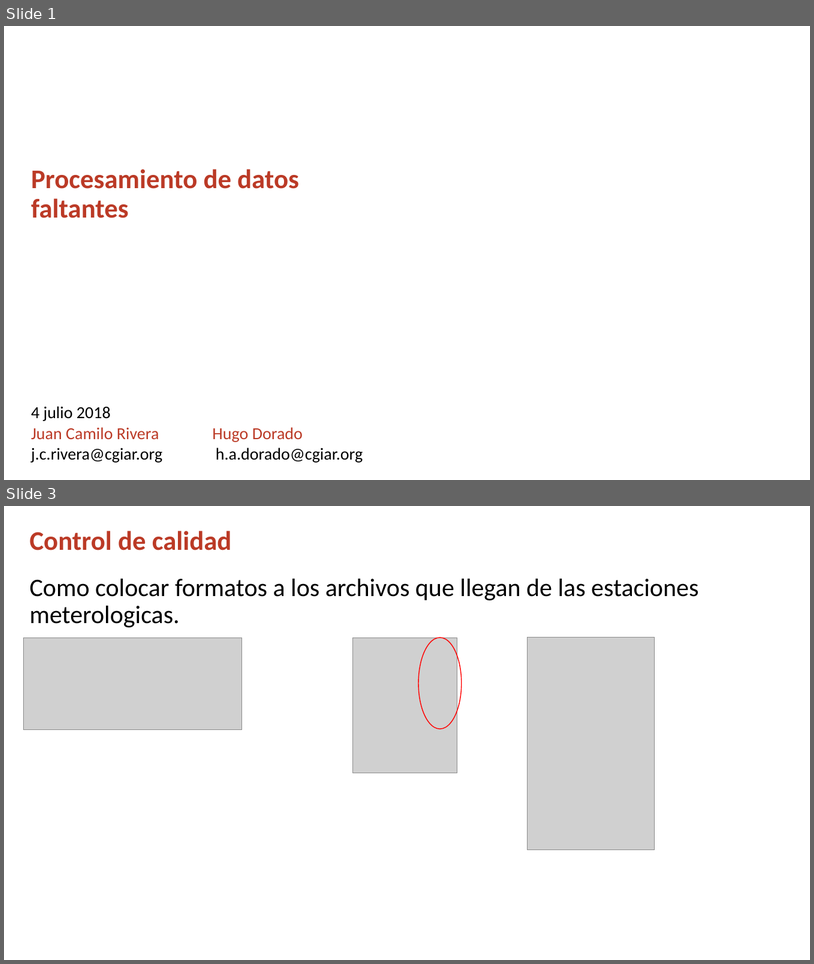
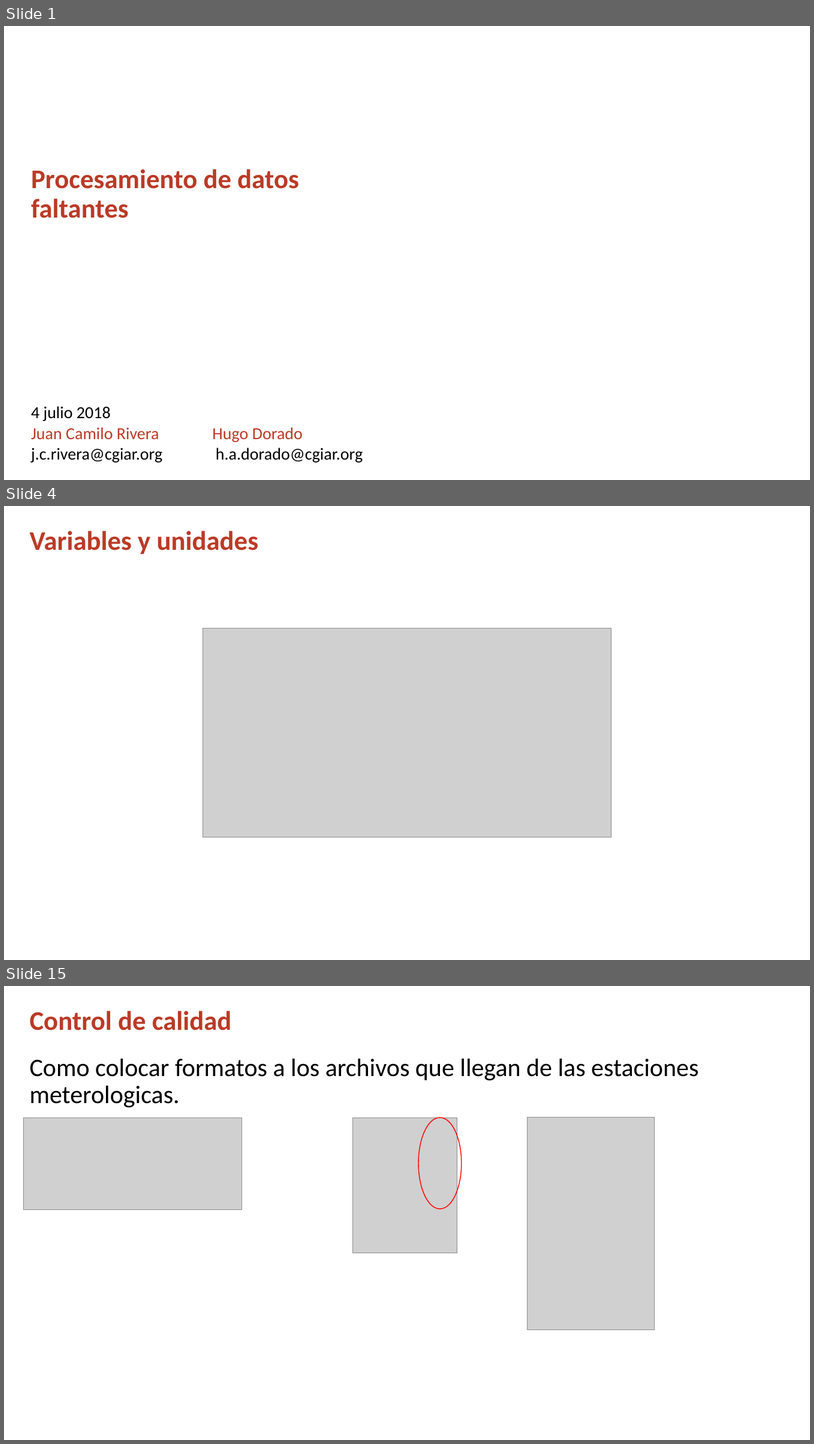
Before and after one commit to j-river1/taller_honduras, a slide deck: DIA_2/Procesamiento_de_datos_faltantes.pptx. Shown one above the other, each under a label of ours: slides 1 and 3 before the commit, slides 1, 4 and 15 after it; the slides between them are not shown. The pictures are 814x964 and 814x1444 pixels, drawn with LibreOffice and Linux fonts; fonts in the diff are those of the drawing; grey boxes stand for pictures; background and template pictures are left out. Boxes give left, top, right and bottom in pixels: in the first picture for what was removed or moved away, otherwise in the second. Text is boxed around its words. In the diff, an @@ line names an element or a change of style, - is before the commit and + after.

```diff
--- a/DIA_2/Procesamiento_de_datos_faltantes.pptx
+++ b/DIA_2/Procesamiento_de_datos_faltantes.pptx
@@ slide 4 added at (4,506,810,960), background #FFFFFF @@
@@ title added at (30,531,259,554), 32 pt, text #BB3A26, bold @@
+Variables y unidades
@@ picture added at (203,628,611,837) @@
@@ what was slide 3 is now slide 15 @@
```
Also in this commit, not shown: 1 slide changed, 11 other slides added.
